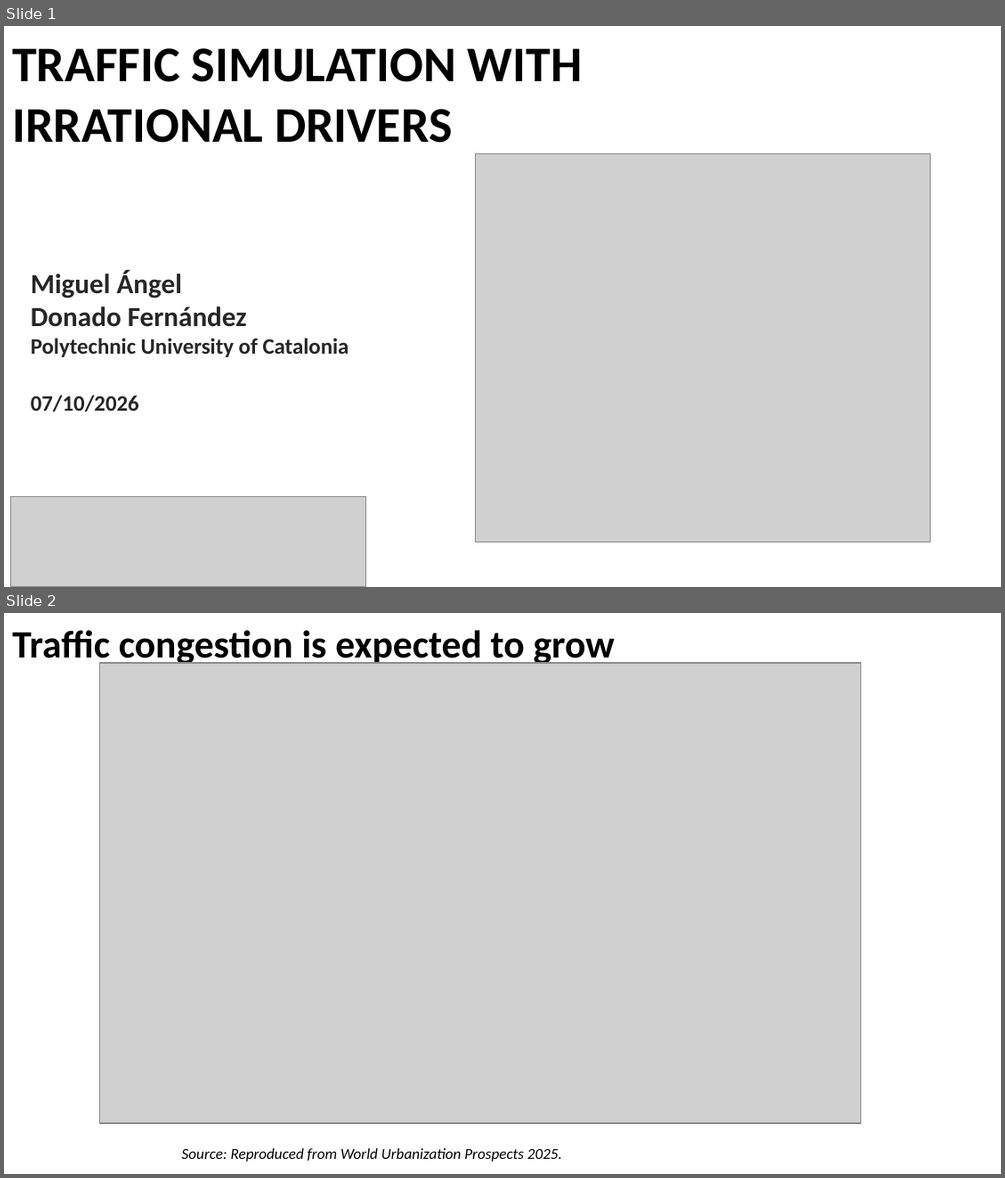
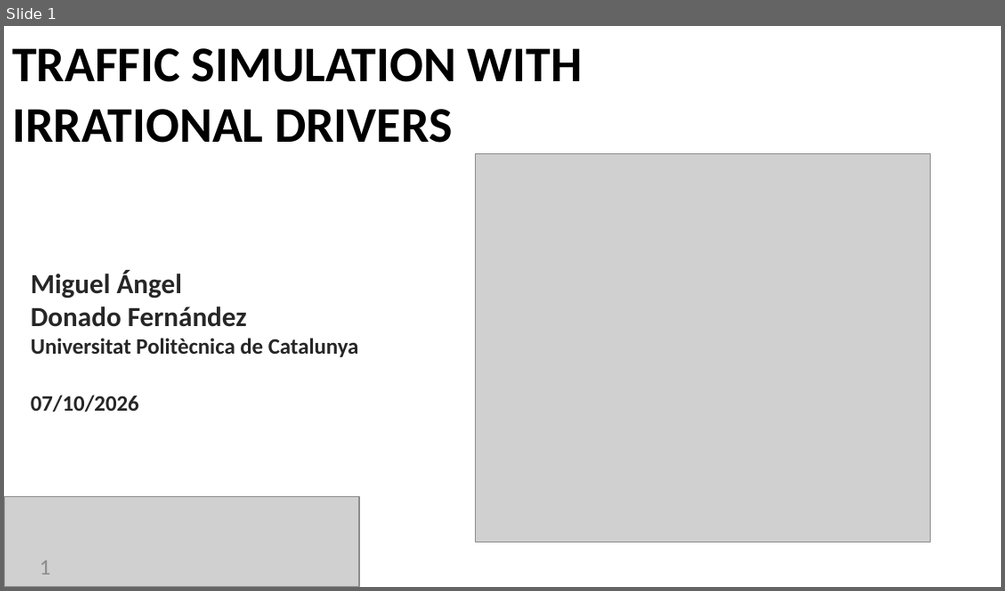
Before and after one commit to MiguelDonado/TFM_TraSIrr, a slide deck: presentation/Thesis_Defense.pptx. Shown one above the other, each under a label of ours: slides 1 and 2 before the commit, slide 1 after it. The pictures are 1005x1178 and 1005x591 pixels, drawn with LibreOffice and Linux fonts; fonts in the diff are those of the drawing; grey boxes stand for pictures. Boxes give left, top, right and bottom in pixels: in the first picture for what was removed or moved away, otherwise in the second. Text is boxed around its words. In the diff, an @@ line names an element or a change of style, - is before the commit and + after.

```diff
--- a/presentation/Thesis_Defense.pptx
+++ b/presentation/Thesis_Defense.pptx
@@ slide 2 removed at bbox=[4, 613, 1001, 1174], background #FFFFFF @@
@@ text removed at bbox=[12, 630, 615, 667] @@
-Traffic congestion is expected to grow
@@ picture removed at bbox=[100, 663, 860, 1123] @@
@@ text removed at bbox=[182, 1148, 562, 1161] @@
-Source: Reproduced from World Urbanization Prospects 2025.
@@ slide 1 changed as well @@
@@ text at bbox=[31, 338, 359, 357]: text changed @@
-Polytechnic University of Catalonia
+Universitat Politècnica de Catalunya
@@ picture: place and size @@
-picture at bbox=[11, 497, 366, 587]
+picture at bbox=[4, 497, 359, 587]
@@ page number added at bbox=[40, 560, 51, 574], 16 pt, text #8C8C8C @@
+1
```
Also in this commit, not shown: 19 other slides changed, 26 slides added, 3 other slides removed, 11 other files.
